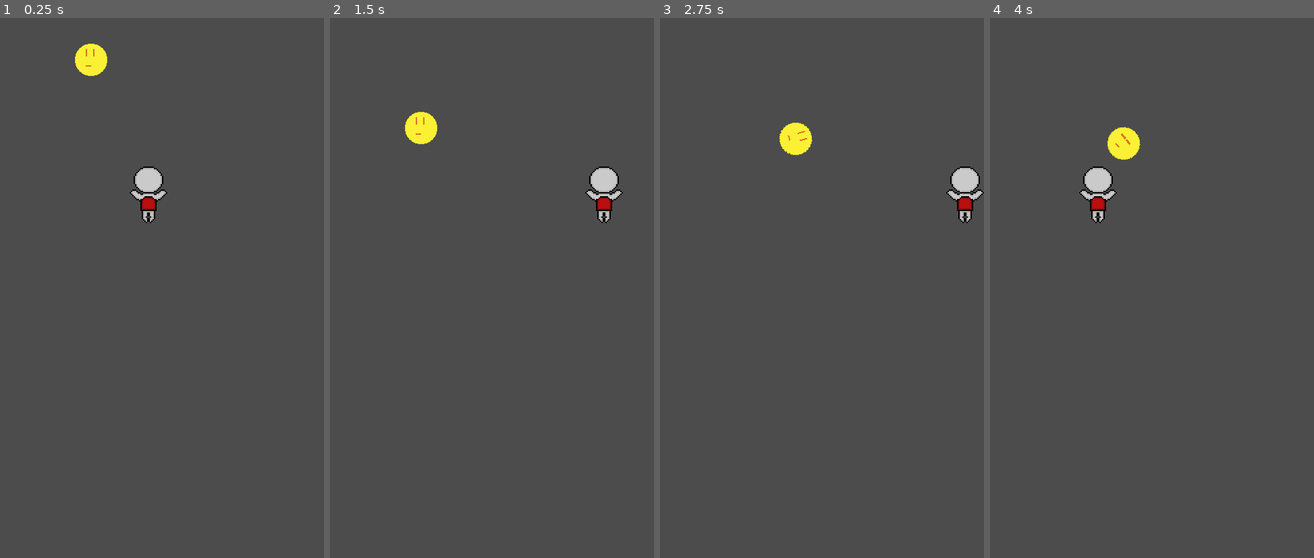
Above: before the commit, frames 1-4 (left to right).
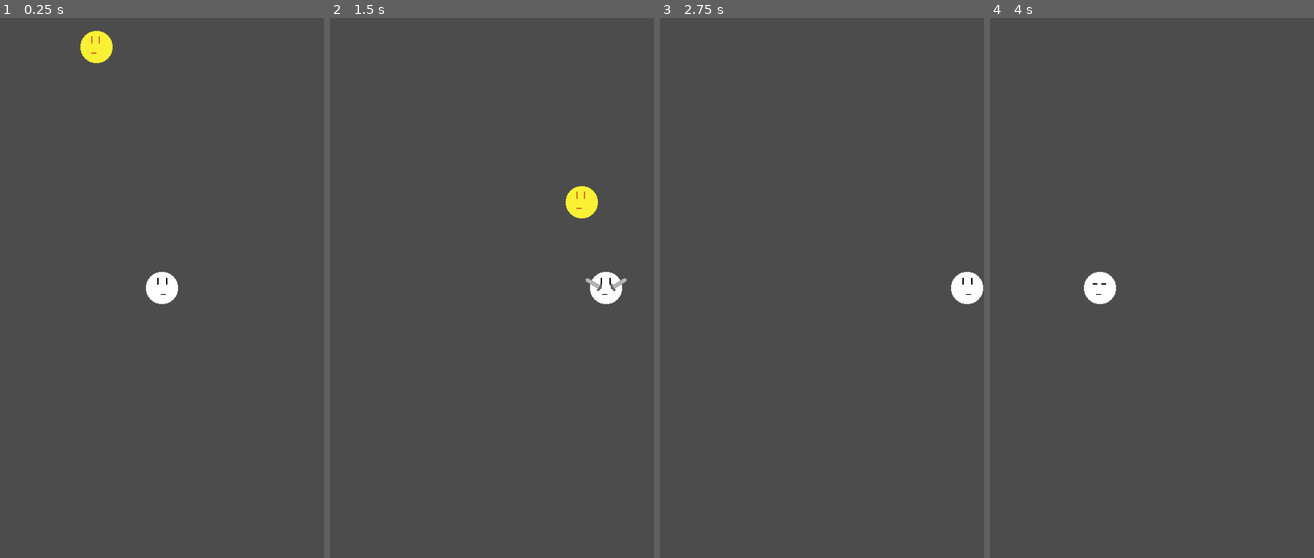
Above: after the commit, the same moments.

Repository: KaufmanDeveloper/gravity-flyer
Game: Godot game, scene res://maps/Test.tscn
The game is run twice, just before and just after one commit, with the same random seed, the same clock (stepped at 60 frames per second) and the same inputs.
Inputs:
- Up to frame 1 (0.25 s): no input
- Up to frame 2 (1.5 s): hold Right (ui_right) 0.53-1.28 s; tap X (swipe, bound only after the commit) at 0.6, 1.35 s; hold Left (ui_left) from 1.28 s (still down)
- Up to frame 3 (2.75 s): release Left (ui_left) at 2.03 s; hold Right (ui_right) from 2.03 s (still down); tap X (swipe, bound only after the commit) at 2.1 s
- Up to frame 4 (4 s): tap X (swipe, bound only after the commit) at 2.85, 3.6 s; release Right (ui_right) at 3.53 s; hold Left (ui_left) from 3.53 s (still down)

The runs differ from the first frame. In frame 1, 1.7% of the frame differs, in the area x 23-55%, y 2-53%; in frame 2, 2.1%, in the area x 23-92%, y 17-53%; in frame 3, 1.6%; in frame 4, 1.6%.

Commit message:
feat: Create sun spawner and add sword swing on both sides (#3)
* feat: Create spawner object

* feat: Set spawn timer

* feat: Ability to swing on both sides

* fix: Correct collision mask for sword

* feat: Do not repeat animation for same direction

* fix: Seperate blink animation

Diff:
--- /dev/null
+++ b/Gravity Flyer/Spawner.gd
@@ -0,0 +1,19 @@
+extends Node
+
+var timer = 0
+
+func _ready():
+	pass
+
+func _process(delta):
+	if (timer == 0):
+		spawn_sun()
+		timer = 360
+	timer -= 1
+
+
+func spawn_sun():
+	var sun = preload("res://enemies/Sun.tscn")
+	var sunInstance = sun.instance()
+	sunInstance.add_to_group(str(sunInstance.get_name(), self))
+	add_child(sunInstance)
--- a/Gravity Flyer/enemies/Sun.gd
+++ b/Gravity Flyer/enemies/Sun.gd
@@ -4,5 +4,14 @@
 # var a = 2
 # var b = "textvar"
 
+var offset = Vector2(0, 0)
+var impulse = Vector2(200, 200)
+var startingPosition = Vector2(100, 0)
+
 func _ready():
 	$Animation.play("idle")
+	apply_movement()
+	position = startingPosition
+
+func apply_movement():
+	apply_impulse(offset, impulse)
--- a/Gravity Flyer/enemies/Sun.tscn
+++ b/Gravity Flyer/enemies/Sun.tscn
@@ -27,16 +27,16 @@
 custom_solver_bias = 0.0
 radius = 25.0
 
-[node name="Sun" type="RigidBody2D" index="0"]
+[node name="Sun" type="RigidBody2D"]
 
 input_pickable = false
-collision_layer = 1
-collision_mask = 1
+collision_layer = 3
+collision_mask = 3
 mode = 0
-mass = 1.0
-friction = 1.0
-bounce = 0.0
-gravity_scale = 1.0
+mass = 0.8
+friction = 0.5
+bounce = 1.0
+gravity_scale = 0.0
 custom_integrator = false
 continuous_cd = 0
 contacts_reported = 0
@@ -48,7 +48,7 @@
 angular_velocity = 0.0
 angular_damp = -1.0
 script = ExtResource( 1 )
-_sections_unfolded = [ "Applied Forces" ]
+_sections_unfolded = [ "Angular", "Applied Forces", "Collision", "Linear" ]
 
 [node name="Animation" type="AnimationPlayer" parent="." index="0"]
 
@@ -59,6 +59,7 @@
 playback_speed = 0.5
 anims/idle = SubResource( 2 )
 blend_times = [  ]
+_sections_unfolded = [ "Playback Options" ]
 
 [node name="Sprite" type="Sprite" parent="." index="1"]
 
--- a/Gravity Flyer/maps/Test.tscn
+++ b/Gravity Flyer/maps/Test.tscn
@@ -2,15 +2,14 @@
 
 [ext_resource path="res://player/Player.tscn" type="PackedScene" id=1]
 [ext_resource path="res://environment/Wall.tres" type="TileSet" id=2]
-[ext_resource path="res://enemies/Sun.tscn" type="PackedScene" id=3]
+[ext_resource path="res://system/Spawner.tscn" type="PackedScene" id=3]
 
 [node name="Node" type="Node"]
 
 [node name="Player" parent="." index="0" instance=ExtResource( 1 )]
 
-position = Vector2( 220.218, 267.994 )
-scale = Vector2( 2, 2 )
-_sections_unfolded = [ "Transform", "Z Index" ]
+position = Vector2( 240, 400 )
+_sections_unfolded = [ "Z Index" ]
 
 [node name="TileMap" type="TileMap" parent="." index="1"]
 
@@ -30,8 +29,9 @@
 collision_mask = 1
 occluder_light_mask = 1
 format = 1
-tile_data = PoolIntArray( 65535, 0, 0, 10, 0, 0, 131071, 0, 0, 65546, 0, 0, 196607, 0, 0, 131082, 0, 0, 262143, 0, 0, 196618, 0, 0, 327679, 0, 0, 262154, 0, 0, 393215, 0, 0, 327690, 0, 0, 458751, 0, 0, 393226, 0, 0, 524287, 0, 0, 458762, 0, 0, 589823, 0, 0, 524298, 0, 0, 655359, 0, 0, 589834, 0, 0, 720895, 0, 0, 655370, 0, 0, 786431, 0, 0, 720906, 0, 0, 851967, 0, 0, 786442, 0, 0, 917503, 0, 0, 851978, 0, 0, 983039, 0, 0, 917514, 0, 0, 1048575, 0, 0, 983050, 0, 0, 1114111, 0, 0, 1048586, 0, 0 )
+tile_data = PoolIntArray( -65537, 0, 0, -131072, 0, 0, -131071, 0, 0, -131070, 0, 0, -131069, 0, 0, -131068, 0, 0, -131067, 0, 0, -131066, 0, 0, -131065, 0, 0, -131064, 0, 0, -131063, 0, 0, -131062, 0, 0, -1, 0, 0, -65526, 0, 0, 65535, 0, 0, 10, 0, 0, 131071, 0, 0, 65546, 0, 0, 196607, 0, 0, 131082, 0, 0, 262143, 0, 0, 196618, 0, 0, 327679, 0, 0, 262154, 0, 0, 393215, 0, 0, 327690, 0, 0, 458751, 0, 0, 393226, 0, 0, 524287, 0, 0, 458762, 0, 0, 589823, 0, 0, 524298, 0, 0, 655359, 0, 0, 589834, 0, 0, 720895, 0, 0, 655370, 0, 0, 786431, 0, 0, 720906, 0, 0, 851967, 0, 0, 786442, 0, 0, 917503, 0, 0, 851978, 0, 0, 983039, 0, 0, 917514, 0, 0, 1048575, 0, 0, 983050, 0, 0, 1114111, 0, 0, 1048586, 0, 0, 1179647, 0, 0, 1114112, 0, 0, 1114113, 0, 0, 1114114, 0, 0, 1114115, 0, 0, 1114116, 0, 0, 1114117, 0, 0, 1114118, 0, 0, 1114119, 0, 0, 1114120, 0, 0, 1114121, 0, 0, 1114122, 0, 0 )
+__meta__ = {
+"_edit_lock_": true
+}
 
-[node name="Sun" parent="." index="2" instance=ExtResource( 3 )]
-
-position = Vector2( 135.095, 59.2198 )
+[node name="Spawner" parent="." index="2" instance=ExtResource( 3 )]
--- a/Gravity Flyer/player/Player.gd
+++ b/Gravity Flyer/player/Player.gd
@@ -5,7 +5,12 @@
 var velocity = Vector2(0, 0)
 var gravity = .90
 var previous = "none"
+var previousAnimation = "right"
+var playingAnimation = "idleright"
 
+func _ready():
+	$Animation.play(playingAnimation)
+	$BlinkAnimation.play("blink")
 
 func _physics_process(delta):
 	var left = Input.is_action_pressed("ui_left")
@@ -14,8 +19,29 @@
 	controls_loop(left, right)
 	movement_loop(left, right)
 
+	if Input.is_action_just_pressed("swipe"):
+		# use_item(preload("res://items/Huff.tscn"))
+		use_item(preload("res://player/Sword.tscn"), "right")
+		use_item(preload("res://player/Sword.tscn"), "left")
+
+func use_item(item, side):
+	var newItem = item.instance() # Argument is a direct path to that item scene
+	newItem.add_to_group(str(newItem.get_name(), self))
+	# newItem.add_to_group(str(item, self))
+	newItem.side = side
+	add_child(newItem)
+	if get_tree().get_nodes_in_group(str(newItem.get_name(), self)).size() > newItem.maxAmount:
+	# if get_tree().get_nodes_in_group(str(item, self)).size() > newItem.maxamount:
+		newItem.queue_free()
+
 func controls_loop(left, right):
 	moveDirection.x = -int(left) + int(right)
+	if left and !right and previousAnimation == "right":
+		previousAnimation = "left"
+		$Animation.play("idleleft")
+	elif right and !left and previousAnimation == "left":
+		previousAnimation = "right"
+		$Animation.play("idleright")
 
 func movement_loop(left, right):
 	if left:
--- a/Gravity Flyer/player/Player.tscn
+++ b/Gravity Flyer/player/Player.tscn
@@ -1,27 +1,134 @@
-[gd_scene load_steps=4 format=2]
+[gd_scene load_steps=7 format=2]
 
 [ext_resource path="res://player/Player.gd" type="Script" id=1]
-[ext_resource path="res://player/astronaut-idle.png" type="Texture" id=2]
+[ext_resource path="res://player/player.png" type="Texture" id=2]
 
-[sub_resource type="RectangleShape2D" id=1]
+[sub_resource type="CircleShape2D" id=1]
 
 custom_solver_bias = 0.0
-extents = Vector2( 14, 21 )
+radius = 25.0
 
-[node name="Player" type="KinematicBody2D"]
+[sub_resource type="Animation" id=3]
+
+resource_name = "idleleft"
+length = 1.0
+loop = true
+step = 0.1
+tracks/0/type = "value"
+tracks/0/path = NodePath("Sprite:frame")
+tracks/0/interp = 1
+tracks/0/loop_wrap = true
+tracks/0/imported = false
+tracks/0/enabled = true
+tracks/0/keys = {
+"times": PoolRealArray(  ),
+"transitions": PoolRealArray(  ),
+"update": 1,
+"values": [  ]
+}
+tracks/1/type = "value"
+tracks/1/path = NodePath("Sprite:flip_h")
+tracks/1/interp = 1
+tracks/1/loop_wrap = true
+tracks/1/imported = false
+tracks/1/enabled = true
+tracks/1/keys = {
+"times": PoolRealArray( 0 ),
+"transitions": PoolRealArray( 1 ),
+"update": 1,
+"values": [ true ]
+}
+
+[sub_resource type="Animation" id=2]
+
+resource_name = "idleright"
+length = 1.0
+loop = true
+step = 0.1
+tracks/0/type = "value"
+tracks/0/path = NodePath("Sprite:frame")
+tracks/0/interp = 1
+tracks/0/loop_wrap = true
+tracks/0/imported = false
+tracks/0/enabled = true
+tracks/0/keys = {
+"times": PoolRealArray(  ),
+"transitions": PoolRealArray(  ),
+"update": 1,
+"values": [  ]
+}
+tracks/1/type = "value"
+tracks/1/path = NodePath("Sprite:flip_h")
+tracks/1/interp = 1
+tracks/1/loop_wrap = true
+tracks/1/imported = false
+tracks/1/enabled = true
+tracks/1/keys = {
+"times": PoolRealArray( 0 ),
+"transitions": PoolRealArray( 1 ),
+"update": 1,
+"values": [ false ]
+}
+
+[sub_resource type="Animation" id=4]
+
+resource_name = "blink"
+length = 1.0
+loop = true
+step = 0.1
+tracks/0/type = "value"
+tracks/0/path = NodePath("Sprite:frame")
+tracks/0/interp = 1
+tracks/0/loop_wrap = true
+tracks/0/imported = false
+tracks/0/enabled = true
+tracks/0/keys = {
+"times": PoolRealArray( 0, 0.8 ),
+"transitions": PoolRealArray( 1, 1 ),
+"update": 1,
+"values": [ 0, 1 ]
+}
+
+[node name="Player" type="KinematicBody2D" index="0"]
 
 input_pickable = false
 collision_layer = 1
 collision_mask = 1
 collision/safe_margin = 0.08
 script = ExtResource( 1 )
+_sections_unfolded = [ "Transform" ]
 
 [node name="Sprite" type="Sprite" parent="." index="0"]
 
 texture = ExtResource( 2 )
+flip_h = true
+hframes = 2
+_sections_unfolded = [ "Animation", "Offset" ]
 
 [node name="CollisionShape2D" type="CollisionShape2D" parent="." index="1"]
 
-position = Vector2( 0, -3 )
 shape = SubResource( 1 )
 _sections_unfolded = [ "Transform" ]
+
+[node name="Animation" type="AnimationPlayer" parent="." index="2"]
+
+root_node = NodePath("..")
+autoplay = ""
+playback_process_mode = 1
+playback_default_blend_time = 0.0
+playback_speed = 0.5
+anims/idleleft = SubResource( 3 )
+anims/idleright = SubResource( 2 )
+blend_times = [  ]
+_sections_unfolded = [ "Playback Options" ]
+
+[node name="BlinkAnimation" type="AnimationPlayer" parent="." index="3"]
+
+root_node = NodePath("..")
+autoplay = ""
+playback_process_mode = 1
+playback_default_blend_time = 0.0
+playback_speed = 0.5
+anims/blink = SubResource( 4 )
+blend_times = [  ]
+_sections_unfolded = [ "Playback Options" ]
--- /dev/null
+++ b/Gravity Flyer/player/Sword.gd
@@ -0,0 +1,13 @@
+extends Node2D
+
+var maxAmount = 1 # How many of this item can be active at once
+var side = "right"
+
+func _ready():
+	$Animation.connect("animation_finished", self, "destroy")
+	$Animation.play(str("swing") + side)
+
+func destroy(animation):
+#	if get_parent().has_method("state_swing"):
+#		get_parent().state = "default"
+	queue_free() # Delete itself
--- /dev/null
+++ b/Gravity Flyer/player/Sword.tscn
@@ -0,0 +1,118 @@
+[gd_scene load_steps=6 format=2]
+
+[ext_resource path="res://player/Sword.gd" type="Script" id=1]
+[ext_resource path="res://player/sword.png" type="Texture" id=2]
+
+[sub_resource type="Animation" id=3]
+
+resource_name = "swingleft"
+length = 1.0
+loop = false
+step = 0.1
+tracks/0/type = "value"
+tracks/0/path = NodePath(".:position")
+tracks/0/interp = 1
+tracks/0/loop_wrap = true
+tracks/0/imported = false
+tracks/0/enabled = true
+tracks/0/keys = {
+"times": PoolRealArray( 0, 1 ),
+"transitions": PoolRealArray( 1, 1 ),
+"update": 0,
+"values": [ Vector2( -15, -20 ), Vector2( -15, 10 ) ]
+}
+tracks/1/type = "value"
+tracks/1/path = NodePath(".:rotation_degrees")
+tracks/1/interp = 1
+tracks/1/loop_wrap = true
+tracks/1/imported = false
+tracks/1/enabled = true
+tracks/1/keys = {
+"times": PoolRealArray( 0, 1 ),
+"transitions": PoolRealArray( 1, 1 ),
+"update": 0,
+"values": [ 0.0, -110.0 ]
+}
+
+[sub_resource type="Animation" id=1]
+
+resource_name = "swingright"
+length = 1.0
+loop = false
+step = 0.1
+tracks/0/type = "value"
+tracks/0/path = NodePath(".:rotation_degrees")
+tracks/0/interp = 1
+tracks/0/loop_wrap = true
+tracks/0/imported = false
+tracks/0/enabled = true
+tracks/0/keys = {
+"times": PoolRealArray( 0, 1 ),
+"transitions": PoolRealArray( 1, 1 ),
+"update": 0,
+"values": [ 0.0, 110.0 ]
+}
+tracks/1/type = "value"
+tracks/1/path = NodePath(".:position")
+tracks/1/interp = 1
+tracks/1/loop_wrap = true
+tracks/1/imported = false
+tracks/1/enabled = true
+tracks/1/keys = {
+"times": PoolRealArray( 0, 1 ),
+"transitions": PoolRealArray( 1, 1 ),
+"update": 0,
+"values": [ Vector2( 15, -20 ), Vector2( 15, 10 ) ]
+}
+tracks/2/type = "value"
+tracks/2/path = NodePath("KinematicBody2D/CollisionShape2D:disabled")
+tracks/2/interp = 1
+tracks/2/loop_wrap = true
+tracks/2/imported = false
+tracks/2/enabled = true
+tracks/2/keys = {
+"times": PoolRealArray(  ),
+"transitions": PoolRealArray(  ),
+"update": 1,
+"values": [  ]
+}
+
+[sub_resource type="RectangleShape2D" id=2]
+
+custom_solver_bias = 0.0
+extents = Vector2( 3, 12 )
+
+[node name="Sword" type="Node2D" index="0"]
+
+position = Vector2( 15, -20 )
+script = ExtResource( 1 )
+_sections_unfolded = [ "Transform" ]
+
+[node name="Animation" type="AnimationPlayer" parent="." index="0"]
+
+root_node = NodePath("..")
+autoplay = ""
+playback_process_mode = 1
+playback_default_blend_time = 0.0
+playback_speed = 4.0
+anims/swingleft = SubResource( 3 )
+anims/swingright = SubResource( 1 )
+blend_times = [  ]
+_sections_unfolded = [ "Playback Options" ]
+
+[node name="Sprite" type="Sprite" parent="." index="1"]
+
+texture = ExtResource( 2 )
+
+[node name="KinematicBody2D" type="KinematicBody2D" parent="." index="2"]
+
+input_pickable = false
+collision_layer = 2
+collision_mask = 2
+collision/safe_margin = 0.08
+
+[node name="CollisionShape2D" type="CollisionShape2D" parent="KinematicBody2D" index="0"]
+
+position = Vector2( 0, -6 )
+shape = SubResource( 2 )
+_sections_unfolded = [ "Transform" ]
--- a/Gravity Flyer/project.godot
+++ b/Gravity Flyer/project.godot
@@ -18,6 +18,7 @@
 
 window/size/width=480
 window/size/height=800
+window/handheld/orientation="portrait"
 window/stretch/mode="2d"
 window/stretch/aspect="keep"
 
@@ -42,6 +43,13 @@
 "svg/scale": 1.0
 }
 
+[input]
+
+swipe=[ Object(InputEventKey,"resource_local_to_scene":false,"resource_name":"","device":0,"alt":false,"shift":false,"control":false,"meta":false,"command":false,"pressed":false,"scancode":88,"unicode":0,"echo":false,"script":null)
+, Object(InputEventKey,"resource_local_to_scene":false,"resource_name":"","device":0,"alt":false,"shift":false,"control":false,"meta":false,"command":false,"pressed":false,"scancode":90,"unicode":0,"echo":false,"script":null)
+, Object(InputEventKey,"resource_local_to_scene":false,"resource_name":"","device":0,"alt":false,"shift":false,"control":false,"meta":false,"command":false,"pressed":false,"scancode":32,"unicode":0,"echo":false,"script":null)
+ ]
+
 [rendering]
 
 environment/default_environment="res://default_env.tres"
--- /dev/null
+++ b/Gravity Flyer/system/Spawner.tscn
@@ -0,0 +1,7 @@
+[gd_scene load_steps=2 format=2]
+
+[ext_resource path="res://Spawner.gd" type="Script" id=1]
+
+[node name="Spawner" type="Node"]
+
+script = ExtResource( 1 )
Binary file added: Gravity Flyer/player/player.png
Not shown, added: Gravity Flyer/player/player.png.import
Binary file added: Gravity Flyer/player/sword.png
Not shown, added: Gravity Flyer/player/sword.png.import
